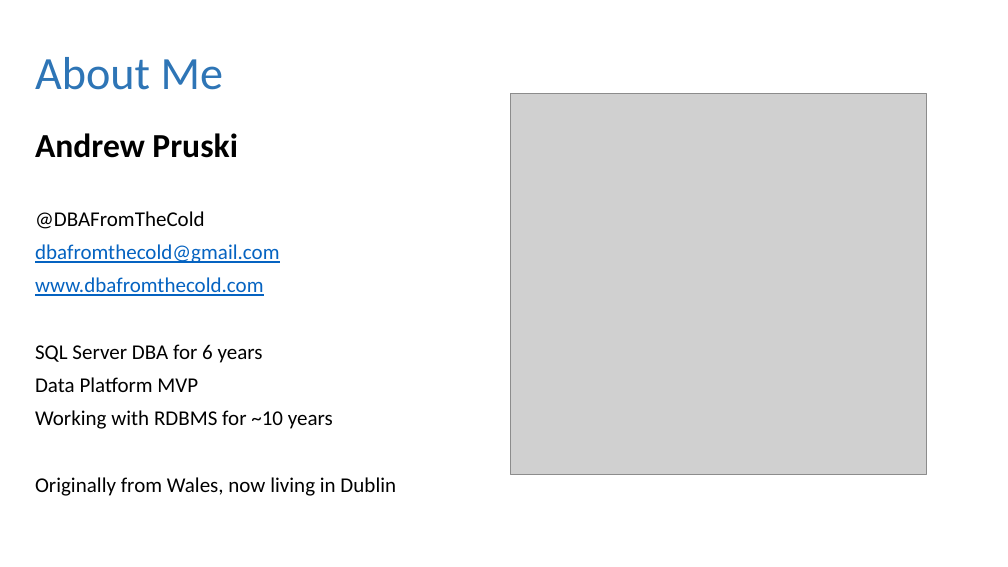
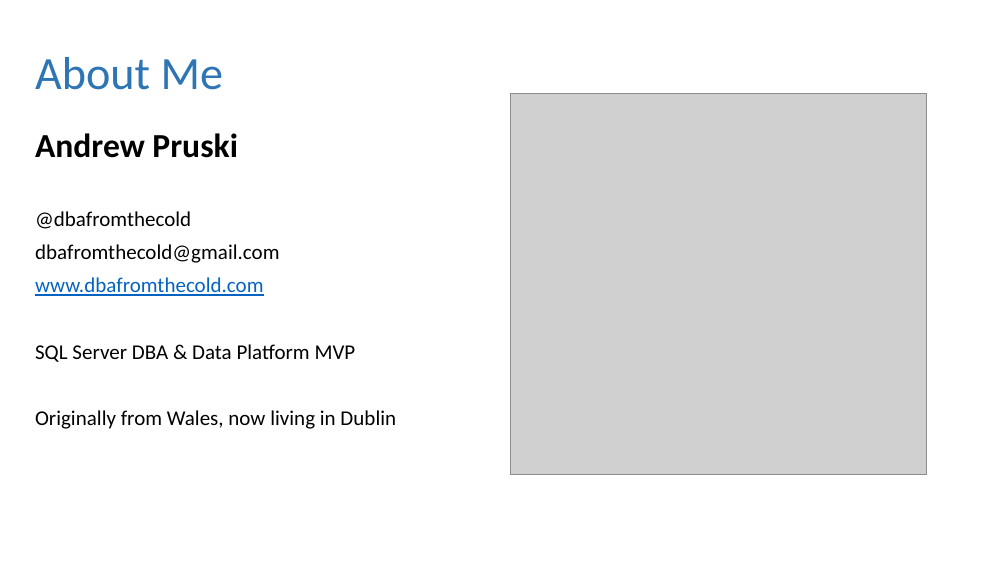
Before and after one commit to dbafromthecold/IntroToPartitioning, a slide deck: slide 2 of Intro to Partitioning.pptx. Drawn at 1008x567 pixels with LibreOffice and Linux fonts; fonts in the diff are those of the drawing; grey boxes stand for pictures; background and template pictures are left out. Boxes give left, top, right and bottom in pixels: in the first picture for what was removed or moved away, otherwise in the second. Text is boxed around its words. In the diff, an @@ line names an element or a change of style, - is before the commit and + after.

Commit message:
Updated slides (again)

```diff
--- a/Intro to Partitioning.pptx
+++ b/Intro to Partitioning.pptx
@@ text at (35,211,191,229): text changed @@
-@DBAFromTheCold
+@dbafromthecold
@@ text at (35,244,279,263): text colour #0563C1 to #000000, underline off in "dbafromthecold@gmail.com" @@
@@ text at (35,344,356,362): text changed @@
-SQL Server DBA for 6 years
-Data Platform MVP
-Working with RDBMS for ~10 years
+SQL Server DBA & Data Platform MVP
```
